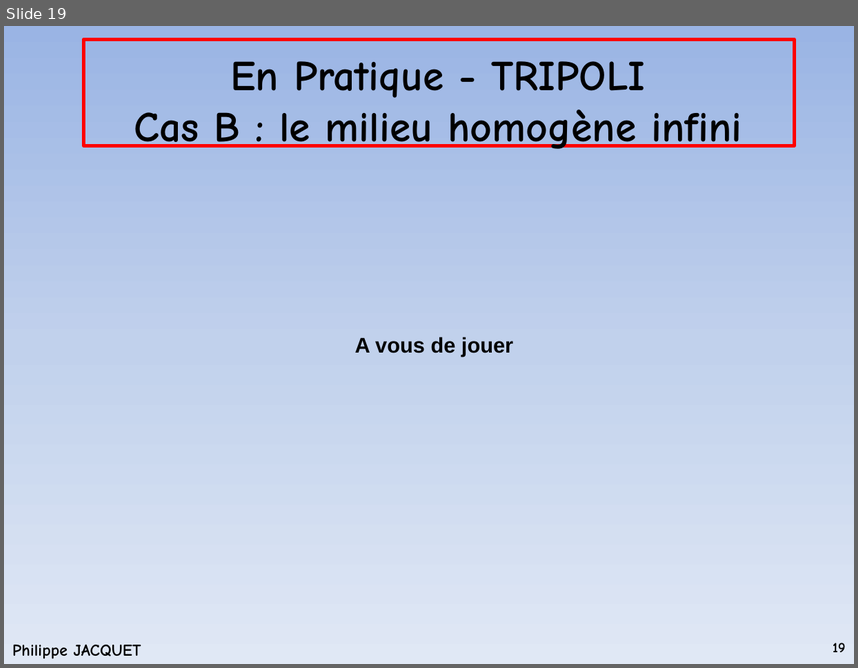
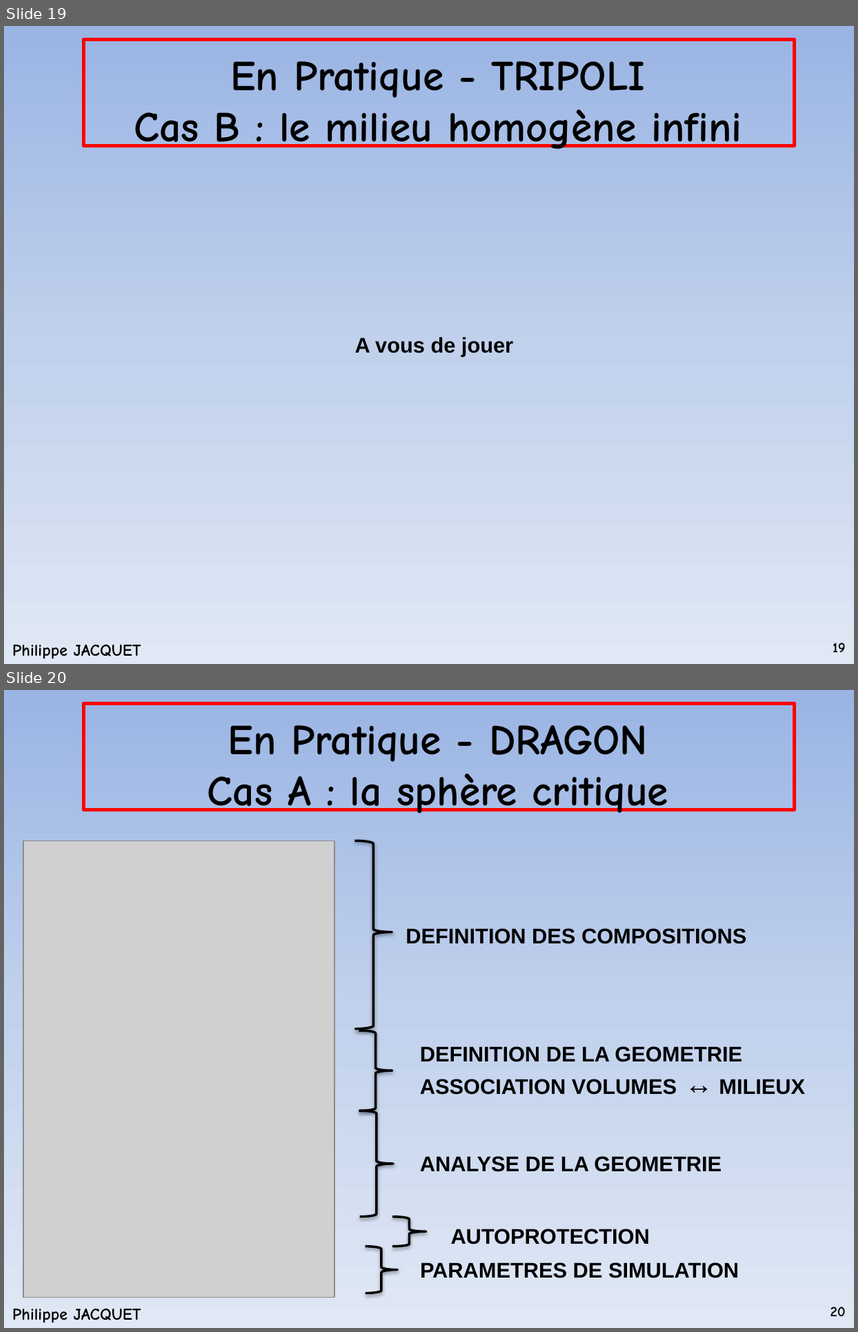
Before and after one commit to phjacquet/physor-smr-cnam, a slide deck: Cours1.pptx. Shown one above the other, each under a label of ours: slide 19 before the commit, slides 19 and 20 after it. The pictures are 858x668 and 858x1332 pixels, drawn with LibreOffice and Linux fonts; fonts in the diff are those of the drawing; grey boxes stand for pictures; background and template pictures are left out. Boxes give left, top, right and bottom in pixels: in the first picture for what was removed or moved away, otherwise in the second. Text is boxed around its words. In the diff, an @@ line names an element or a change of style, - is before the commit and + after.

```diff
--- a/Cours1.pptx
+++ b/Cours1.pptx
@@ slide 20 added at (x1=4, y1=690, x2=854, y2=1328), background gradient #9AB5E4 to #C2D1ED to #E1E8F5; not listed: 2 template elements that a slide beside it also shows @@
@@ title added at (x1=208, y1=725, x2=669, y2=814), 36 pt, text #000000, bold @@
+En Pratique - DRAGON
+Cas A : la sphère critique
@@ picture added at (x1=23, y1=840, x2=335, y2=1296) @@
@@ right brace added at (x1=355, y1=840, x2=392, y2=1028), outline #000000 2 pt @@
@@ text added at (x1=406, y1=928, x2=746, y2=944), 18 pt, text #000000, bold @@
+DEFINITION DES COMPOSITIONS
@@ right brace added at (x1=359, y1=1030, x2=392, y2=1110), outline #000000 2 pt @@
@@ text added at (x1=420, y1=1046, x2=805, y2=1094), 18 pt, text #000000, bold @@
+DEFINITION DE LA GEOMETRIE
+ASSOCIATION VOLUMES ↔ MILIEUX
@@ right brace added at (x1=360, y1=1111, x2=393, y2=1217), outline #000000 2 pt @@
@@ text added at (x1=420, y1=1156, x2=722, y2=1172), 18 pt, text #000000, bold @@
+ANALYSE DE LA GEOMETRIE
@@ right brace added at (x1=392, y1=1216, x2=426, y2=1246), outline #000000 2 pt @@
@@ right brace added at (x1=366, y1=1246, x2=397, y2=1292), outline #000000 2 pt @@
@@ text added at (x1=451, y1=1228, x2=650, y2=1244), 18 pt, text #000000, bold @@
+AUTOPROTECTION
@@ text added at (x1=420, y1=1262, x2=739, y2=1278), 18 pt, text #000000, bold @@
+PARAMETRES DE SIMULATION
@@ page number added at (x1=831, y1=1306, x2=846, y2=1316), 12 pt, text #000000, bold @@
+20
```
Also in this commit, not shown: 1 slide changed, 1 other file.
